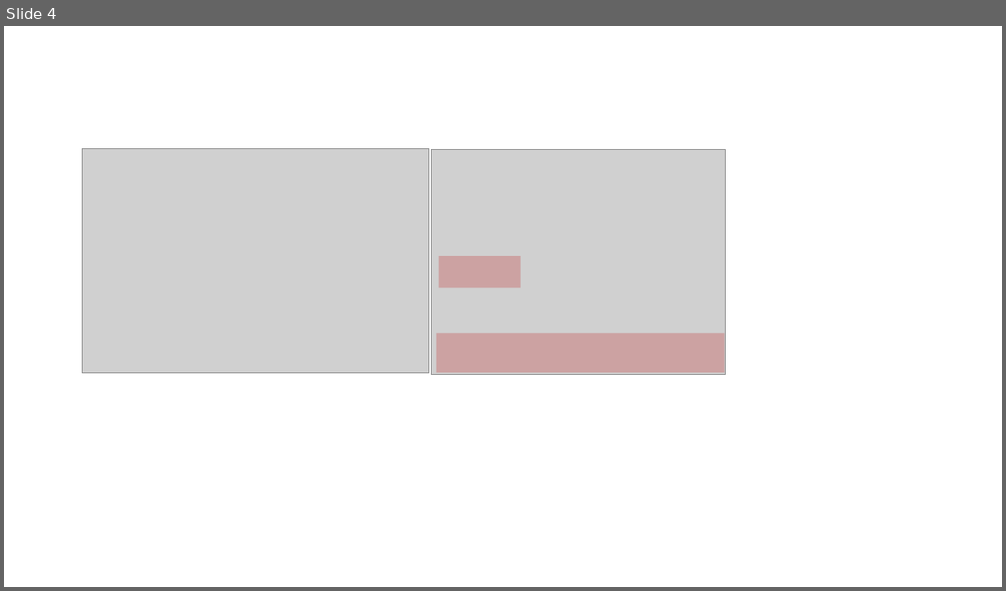
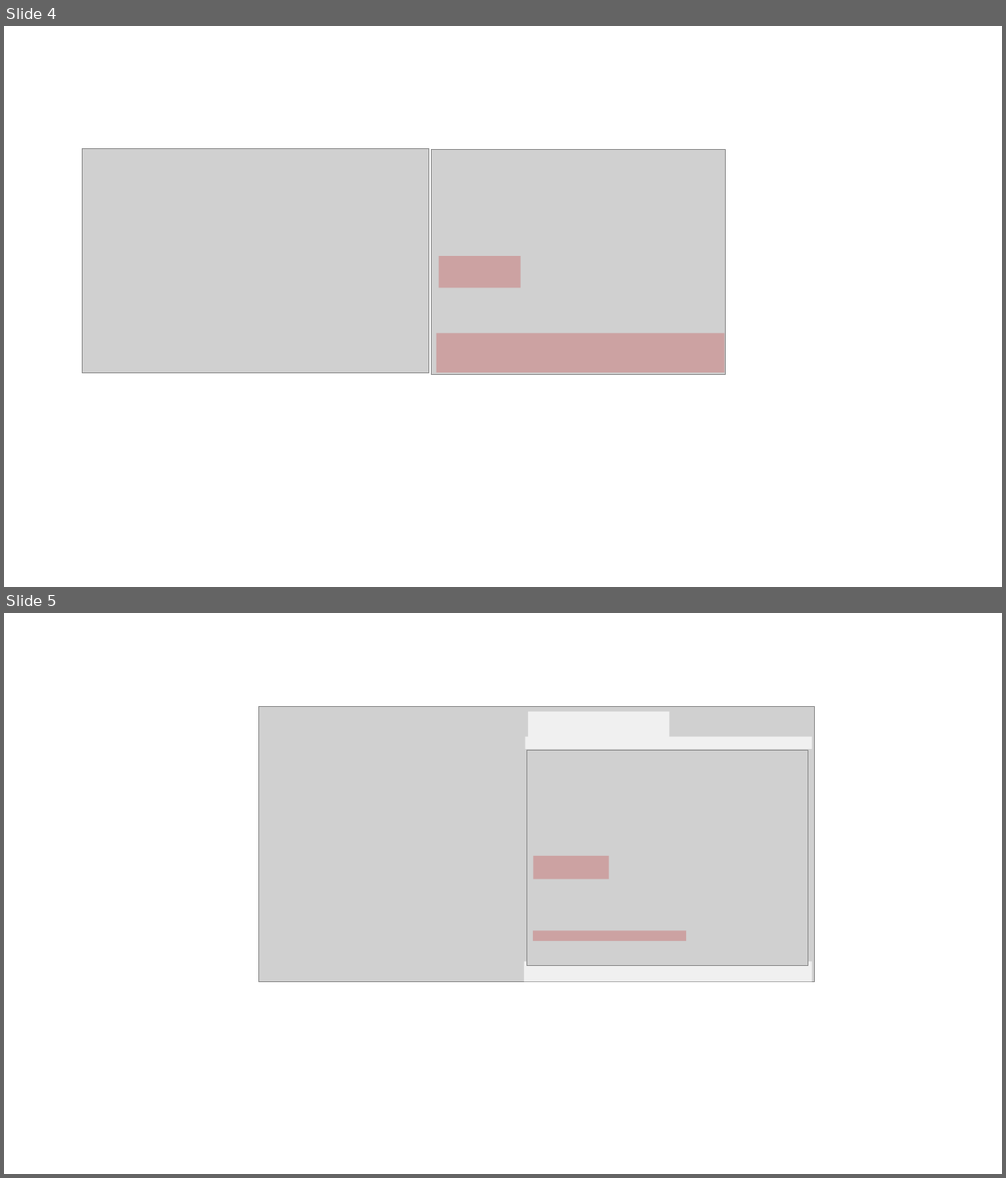
Before and after one commit to christophdrayss/docupulse-landingpage, a slide deck: assets/img/presentation.pptx. Shown one above the other, each under a label of ours: slide 4 before the commit, slides 4 and 5 after it. The pictures are 1006x591 and 1006x1178 pixels, drawn with LibreOffice and Linux fonts; fonts in the diff are those of the drawing; grey boxes stand for pictures. Boxes give left, top, right and bottom in pixels: in the first picture for what was removed or moved away, otherwise in the second. Text is boxed around its words. In the diff, an @@ line names an element or a change of style, - is before the commit and + after.

```diff
--- a/assets/img/presentation.pptx
+++ b/assets/img/presentation.pptx
@@ slide 5 added at (4, 613, 1002, 1174), background #FFFFFF @@
@@ picture added at (258, 707, 815, 982) @@
@@ rectangle added at (528, 712, 670, 738), fill #F0F0F0 @@
@@ rectangle added at (525, 736, 812, 749), fill #F0F0F0 @@
@@ picture added at (527, 751, 809, 965) @@
@@ rectangle added at (533, 855, 609, 879), fill #C00000 at 22% opacity @@
@@ rectangle added at (533, 931, 687, 942), fill #C00000 at 22% opacity @@
@@ rectangle added at (524, 962, 812, 982), fill #F0F0F0 @@
```
Also in this commit, not shown: 10 other files.
